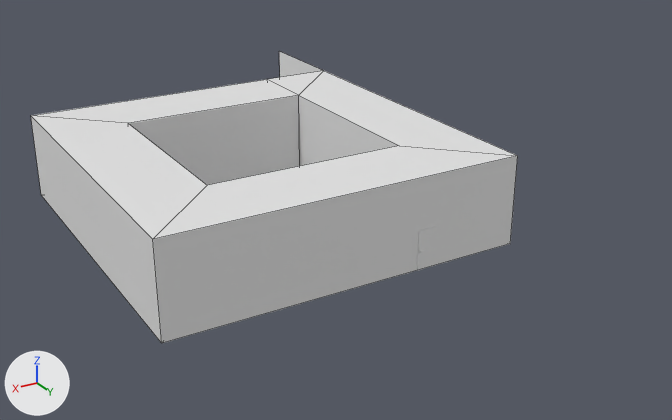
Before and after pictures for a commit that changed the Blender file Blender/Corredor_SolusIpsum.blend.
Both versions are drawn from a camera (50 mm lens) standing at (121.0, 248.0, 110.0) and looking at (-16.0, 19.0, -4.0). Lighting does not change. The marker at lower left points along +X, +Y and +Z. Mesh edges are drawn as thin lines on the coarser meshes.

The older version as bpy lines, for what is in view:
```python
me_cube_001 = bpy.data.meshes.new('Cube.001')
me_cube_001.from_pydata(...)  # 1078 vertices, 1076 faces; spans x -1.8..1.83, y -1.0..1.0, z -1.0..1.0
me_cube_002 = bpy.data.meshes.new('Cube.002')
me_cube_002.from_pydata(...)  # 21 vertices, 19 faces; spans x -2.87..2.88, y -4.77..2.88, z -1.62..2.94
me_cube_002.materials.append(mat_material_001)  # white #e7e7e7
ob_cube = bpy.data.objects.new('Cube', me_cube_002)
ob_cube.location = (0.0, 0.0, 0.0)
ob_cube.scale = (19.4, 19.4, 6.22)
ob_cube_002 = bpy.data.objects.new('Cube.002', me_cube_001)
ob_cube_002.location = (-24.6, 55.8, -3.8)
ob_cube_002.rotation_euler = (0.0, 0.0, 1.581)  # degrees (0, 0, 91)
ob_cube_002.scale = (0.409, 3.51, 6.11)
```
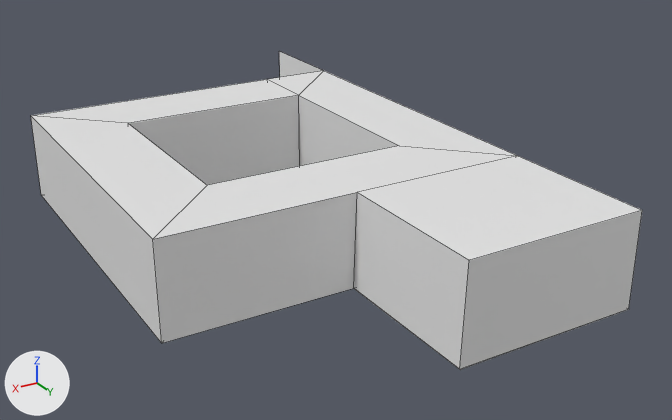
Pixel boxes (x1, y1, x2, y2) of what changed, in the pictures (672 x 420 px):
'Cube', reshaped (25% wider, 9% taller)
    before: (31, 51, 518, 343)
    after: (31, 51, 642, 370)
part 1 of me_cube_002, built on
    before: (155, 155, 518, 343)
    after: (155, 155, 642, 370)

The change, as a diff of the scene's bpy script:
```diff
--- a/Blender/Corredor_SolusIpsum.blend.py
+++ b/Blender/Corredor_SolusIpsum.blend.py
@@ me_cube_002 @@
 # used by ob_cube; location = (0.0, 0.0, 0.0); scale = (19.4, 19.4, 6.22)
-me_cube_002.from_pydata(...)  # 21 vertices, 19 faces; spans x -2.87..2.88, y -4.77..2.88, z -1.62..2.94
+me_cube_002.from_pydata(...)  # 43 vertices, 30 faces; spans x -2.87..2.88, y -4.77..5.31, z -1.62..2.94
+# me_cube_002 part 1
+# 3 faces are deleted
+# 22 vertices are added at x -2.87..2.88, y 2.88..5.31, z -1.62..2.92
+# 14 new faces join them
 me_cube_002.materials.append(mat_material_001)
```
